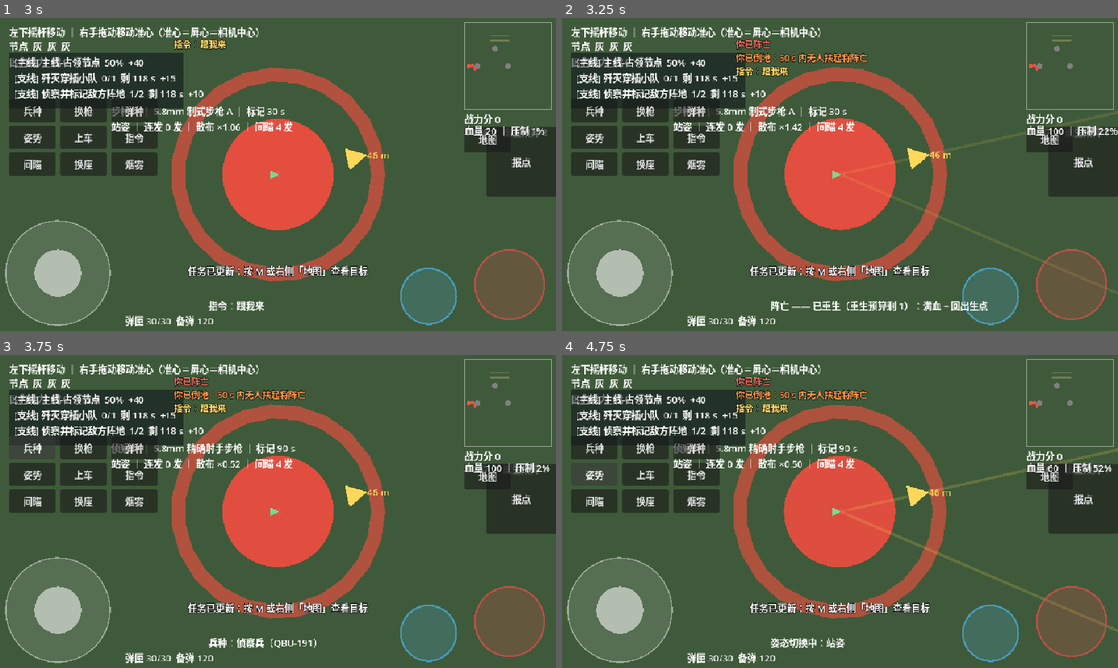
Above: before the commit, frames 1-4 (two rows, left to right).
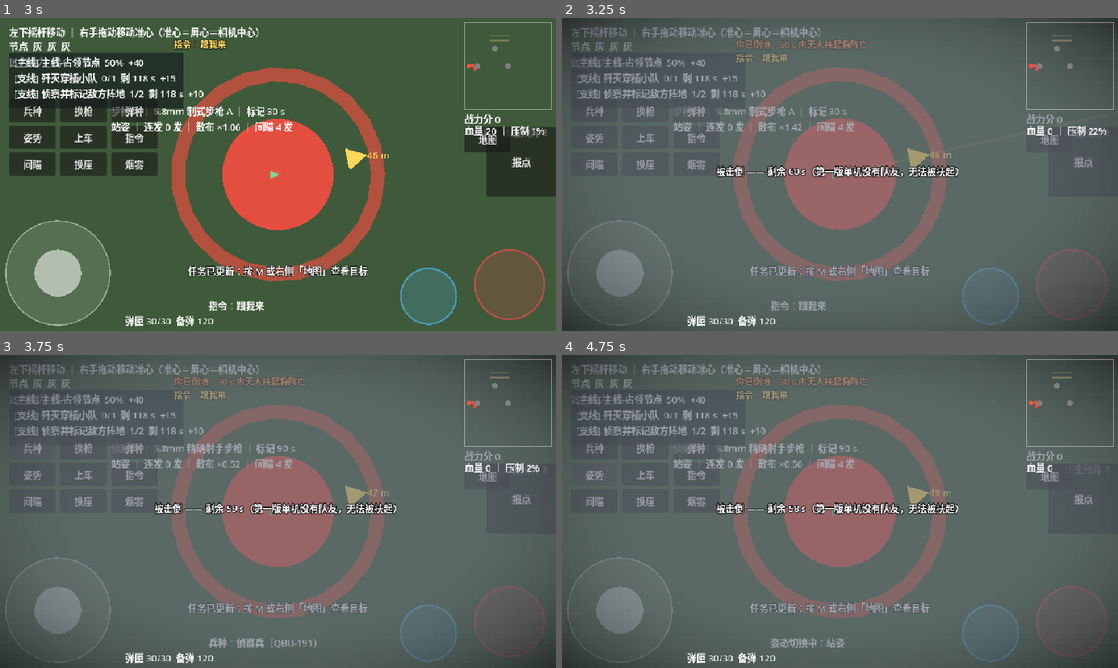
Above: after the commit, the same moments.

Repository: copperbookworm/jieyu-tactics
Game: Godot game, scene res://scenes/gameplay/Main.tscn
The game is run twice, just before and just after one commit, with the same random seed, the same clock (stepped at 60 frames per second) and the same inputs.
Inputs:
- Up to frame 1 (3 s): click "报点" at 0.5 s; click "敌人" at 1.25 s; click "指令" at 2 s; click "跟我来" at 2.75 s
- Up to frame 2 (3.25 s): no input
- Up to frame 3 (3.75 s): click "兵种" at 3.5 s
- Up to frame 4 (4.75 s): click "姿势" at 4.25 s

Frame 1 is identical in both runs. In frame 2, 87% of the frame differs, in the area x 0-100%, y 0-100%; in frame 3, 87%; in frame 4, 87%.

Commit message:
第四十一版补丁6：补刀开关（当前为测试态：敌人不补刀）
使用者要求：让敌人都不补刀（需要测试）。

- 新增 GameConfig.ENEMY_FINISH_OFF_ENABLED：true = 正式（敌人补刀，倒地被再打中一发即阵亡立刻重生）；
  false = 测试态（当前）—— 步兵 AI 不再把倒地目标当靶子（退回巡逻）、坦克停火、倒地期间免伤
  （流弹/爆炸也不算补刀）⇒ 可安稳测「倒地 60 s → 阵亡 → 扣预算重生」
- 只影响「敌人 → 倒地目标」方向；玩家补刀倒地敌人不受影响
- 单元与集成的相关断言全部按开关派生 ⇒ true / false 两种状态都能全绿
- 顺带修掉一条过期断言：4.16「倒地超时 → 阵亡」以前断言 alive == false，但阵亡会立刻扣预算重生，
  那个瞬间观察不到了 ⇒ 改成断言 player_died 真的发出（它原本要保的东西）

验收：单元 913 项全绿；集成冒烟 227 项全绿。

Diff:
--- a/data/config/GameConfig.gd
+++ b/data/config/GameConfig.gd
@@ -380,6 +380,12 @@
 const RESPAWN_SAFE_DISTANCE := 60.0
 ## 敌方坦克乘员弃车阈值：结构值 ≤ 这个比例（相对 max_hp）就下车逃生，车随之停火
 const VEHICLE_CREW_BAILOUT_FRACTION := 0.30
+## 🧪 敌人是否补刀（对倒地目标继续开火 / 补掉）。
+## true = 正式（更硬核，2026-10-02 拍板）：倒地再被敌人打中一发 = 直接阵亡 → 立刻扣预算重生。
+## false = **测试态**（当前值，使用者 2026-10-02 要求）：敌人不再把倒地目标当靶子（步兵退回巡逻、
+##   坦克停火），且倒地目标期间免伤（流弹 / 爆炸也不算补刀）⇒ 可以安稳测「倒地 60 s → 阵亡 → 重生」。
+## 注意：只影响「敌人 → 倒地目标」这一个方向；玩家补刀倒地敌人不受它影响。
+const ENEMY_FINISH_OFF_ENABLED := false
 
 # ────────────── 评分（第一版只留两项，4.8）─────────────
 const SCORE_KILL := 1
--- a/entities/enemy/Enemy.gd
+++ b/entities/enemy/Enemy.gd
@@ -199,8 +199,13 @@
 	if not ai_enabled:
 		velocity = Vector2.ZERO
 		return
-	# 自己倒地：不能动也不能打，只走流血计时（到点阵亡）。补刀在 take_damage 里 ——
-	# 使用者 2026-10-02 拍板「倒地可被补刀（更硬核）」，所以这里不再阻止 AI 打倒地目标。
+	# 🧪 补刀开关：关掉时不再把倒地目标当靶子（步兵退回巡逻）—— 使用者 2026-10-02 的测试态
+	if not GameConfig.ENEMY_FINISH_OFF_ENABLED and _player != null \
+			and _player.has_method("is_incapacitated") and _player.is_incapacitated():
+		_state = AIState.PATROL
+		_move_patrol()
+		return
+	# 自己倒地：不能动也不能打，只走流血计时（到点阵亡）。补刀在 take_damage 里。
 	if downed:
 		downed_time_left -= delta
 		velocity = Vector2.ZERO
--- a/entities/player/Player.gd
+++ b/entities/player/Player.gd
@@ -507,9 +507,11 @@
 	if not alive:
 		return
 	if downed:
-		# 补刀（2026-10-02 使用者拍板：要更硬核）：对倒地目标再打中一发 = 直接阵亡。
-		# die() 发 player_died → MatchFlow 扣一次重生预算 → 立刻重生；预算耗尽才判负。
-		die()
+		if GameConfig.ENEMY_FINISH_OFF_ENABLED:
+			# 补刀（2026-10-02 拍板：更硬核）：倒地再中一发 = 直接阵亡 → 扣 1 次预算立刻重生。
+			# die() 发 player_died → MatchFlow 扣预算 → 立刻重生；预算耗尽才判负。
+			die()
+		# 关掉时（🧪 测试态）：倒地期间免伤（流弹 / 爆炸也不算补刀），可安稳等 60 s 流血结算
 		return
 	hp = maxf(hp - amount, 0.0)
 	# 12.7.4 受击反馈：闪白（本体画白圈）+ 广播给相机做轻微屏幕震动
--- a/entities/vehicle/Vehicle.gd
+++ b/entities/vehicle/Vehicle.gd
@@ -441,7 +441,10 @@
 func _ai_update(delta: float) -> void:
 	if _player_ref == null:
 		return
-	# 注：2026-10-02 使用者拍板「倒地可被补刀」⇒ 这里**不**因为目标倒地就停火
+	# 🧪 补刀开关（关掉时不再朝倒地目标开炮）—— 使用者 2026-10-02 的测试态
+	if not GameConfig.ENEMY_FINISH_OFF_ENABLED and _player_ref.has_method("is_incapacitated") \
+			and _player_ref.is_incapacitated():
+		return
 	var target_position: Vector2 = _player_ref.global_position
 	var to_player := target_position - global_position
 	var distance := to_player.length()
--- a/test/match_flow_test.gd
+++ b/test/match_flow_test.gd
@@ -151,7 +151,11 @@
 	_check_true("姿势：倒地后角色图切到躺平", p._visual.downed)
 	_check_true("补刀：倒地的人还活着（等补刀或 60 s 流血）", p.alive)
 	p.take_damage(1.0)
-	_check_true("补刀：倒地后被打中一发 = 直接阵亡", not p.alive)
+	if GameConfig.ENEMY_FINISH_OFF_ENABLED:
+		_check_true("补刀开：倒地后被打中一发 = 直接阵亡", not p.alive)
+	else:
+		_check_true("补刀关（🧪 测试态）：倒地期间免伤，人还活着等流血", p.alive and p.downed)
+		p.die()
 	p.respawn()
 	_check_true("复活：姿势回到站立", not p._visual.downed)
 	p.free()
--- a/tools/run_integration_headless.gd
+++ b/tools/run_integration_headless.gd
@@ -898,7 +898,10 @@
 	_main.player.down()
 	enemy._update_ai(0.05)
 	_check_true("补刀前提：站着时敌人交战", engaged)
-	_check("补刀前提：玩家倒地后敌人仍然交战（会来补刀）", int(enemy._state), 1)
+	if GameConfig.ENEMY_FINISH_OFF_ENABLED:
+		_check("补刀开：玩家倒地后敌人仍然交战（会来补刀）", int(enemy._state), 1)
+	else:
+		_check("补刀关（🧪 测试态）：玩家倒地后敌人退回巡逻", int(enemy._state), 0)
 	# 敌方坦克：站着会开炮，倒地的玩家不再挨炮
 	var tank = _main.vehicles.enemy_vehicle
 	if tank != null:
@@ -919,7 +922,10 @@
 		_main.player.down()
 		tank._ai_update(0.05)
 		_check_true("补刀前提：站着时坦克会开炮", fired_when_alive)
-		_check("补刀前提：玩家倒地后坦克照打（会来补刀）", tank._ammo < ammo_before, true)
+		if GameConfig.ENEMY_FINISH_OFF_ENABLED:
+			_check("补刀开：玩家倒地后坦克照打（会来补刀）", tank._ammo < ammo_before, true)
+		else:
+			_check("补刀关（🧪 测试态）：玩家倒地后坦克不开炮", tank._ammo, ammo_before)
 	_main.player.respawn()      # 收尾：让人站起来
 
 
@@ -936,12 +942,18 @@
 	_main.match_flow.budget = 2
 	_main.match_flow.phase = 0                       # 复位到 PLAYING（前面的 4.16 检查可能已把战局结算掉）
 	_main.player.take_damage(1.0)
-	_check_true("补刀：被打中一发 → 阵亡 → 立刻复活（不用等 60 s）", _main.player.alive)
-	_check("补刀：直接扣掉一次重生预算", _main.match_flow.budget, 1)
-	_check_true("补刀：复活时满血 + 姿势站回 + 换了落点",
-			_main.player.hp == GameConfig.SOLDIER_HP
-			and not _main.player._visual.downed
-			and _main.player.global_position != pos)
+	if GameConfig.ENEMY_FINISH_OFF_ENABLED:
+		_check_true("补刀：被打中一发 → 阵亡 → 立刻复活（不用等 60 s）",
+				_main.player.alive and _main.match_flow.budget == 1)
+		_check_true("补刀：复活时满血 + 姿势站回 + 换了落点",
+				_main.player.hp == GameConfig.SOLDIER_HP
+				and not _main.player._visual.downed
+				and _main.player.global_position != pos)
+	else:
+		_check_true("补刀关（🧪 测试态）：倒地期间挨打不掉血、也不扣预算（仍在等 60 s 流血）",
+				_main.player.downed and _main.player.alive
+				and _main.match_flow.budget == 2)
+		_main.player.respawn()
 	# 敌人：血打光倒地 → 补刀阵亡
 	var enemies := get_nodes_in_group("enemy")
 	if enemies.size() > 0:
@@ -1219,8 +1231,10 @@
 	# ④ 60 s 到点 → 转阵亡（走真实的 _physics_process → die → player_died）
 	player.downed_time_left = 0.01
 	player._physics_process(0.05)
-	_check_true("候选 O 4.16：倒地超时 → 阵亡", not player.alive and not player.downed)
-	_check_true("候选 O 4.16：阵亡信号真的发了（player_died）", died[0])
+	# 注意：候选 Q 之后「阵亡」会立刻扣预算重生（有预算时），所以不能再断言 alive == false 这个瞬间；
+	# 这里盯的是「阵亡事件真的发生了」——也是这一项原本要保的东西。
+	_check_true("候选 O 4.16：倒地超时 → 触发阵亡（player_died；有重生预算时会立刻重生）", died[0])
+	_check_true("候选 O 4.16：阵亡后不再处于倒地态", not player.downed)
 	_main.hud.tick(0.0)
 	_check_true("候选 O 4.16：阵亡后倒地画面层收起",
 			not _main.hud.downed_overlay.visible)
